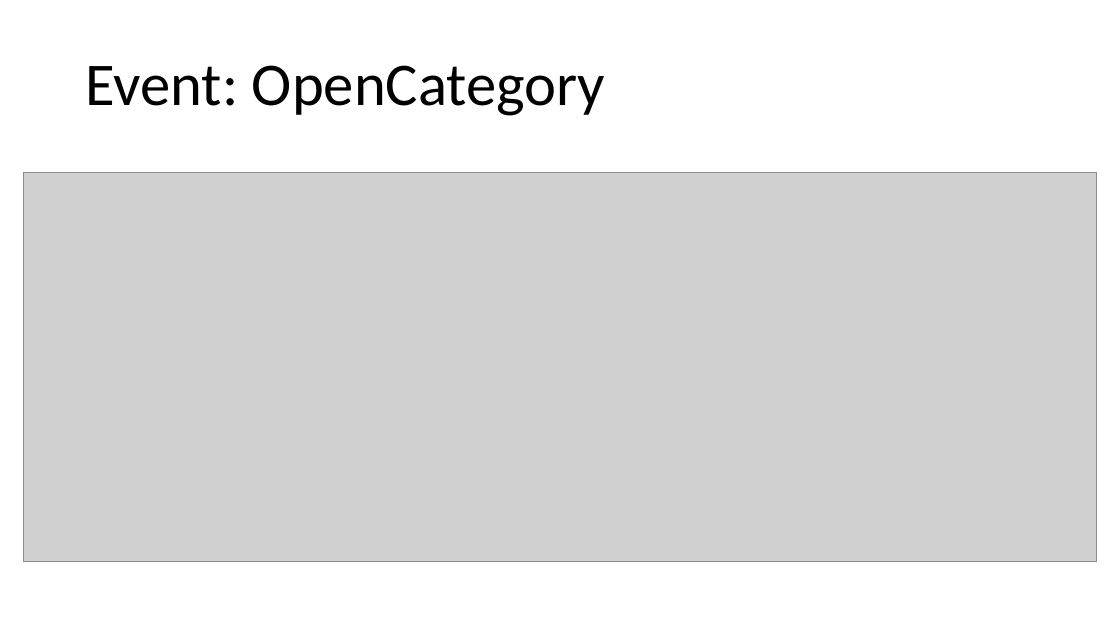
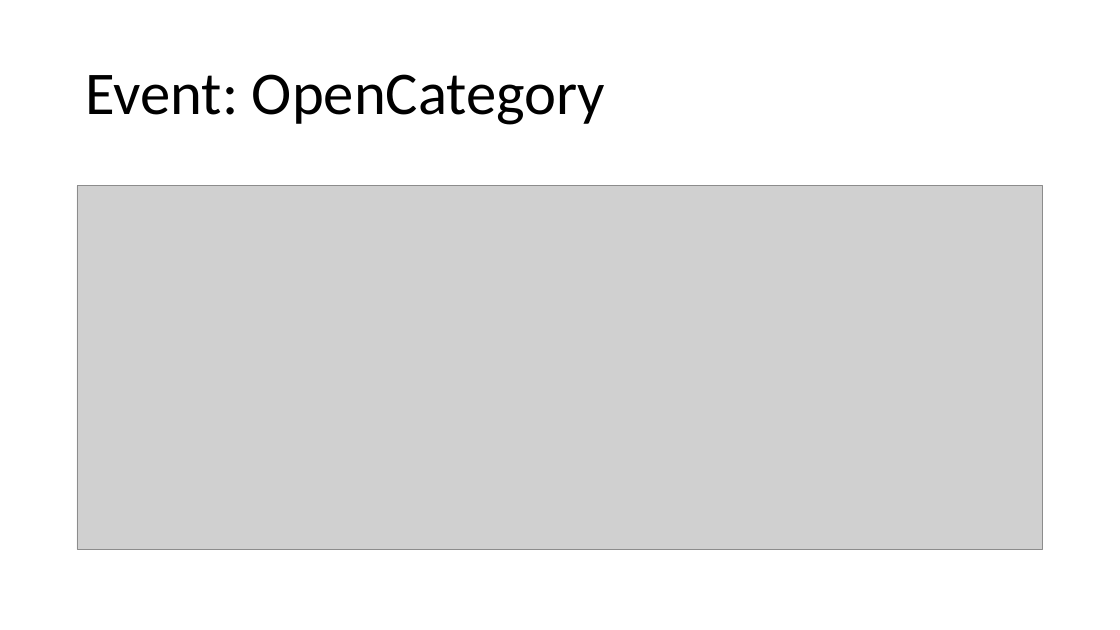
Before and after one commit to pontig/TIW_project, a slide deck: slide 12 of PureHTML/doc/Esercizio 3 – HTML Pure Version.pptx. Drawn at 1120x630 pixels with LibreOffice and Linux fonts; fonts in the diff are those of the drawing; grey boxes stand for pictures. Boxes give left, top, right and bottom in pixels: in the first picture for what was removed or moved away, otherwise in the second. Text is boxed around its words. In the diff, an @@ line names an element or a change of style, - is before the commit and + after.

```diff
--- a/PureHTML/doc/Esercizio 3 – HTML Pure Version.pptx
+++ b/PureHTML/doc/Esercizio 3 – HTML Pure Version.pptx
@@ title "Event: OpenCategory": place and size @@
-title "Event: OpenCategory" at box(85, 65, 605, 116)
+title "Event: OpenCategory" at box(85, 74, 605, 125)
@@ picture: place and size @@
-picture at box(24, 172, 1096, 561)
+picture at box(77, 186, 1044, 549)
```
Also in this commit, not shown: 5 other slides changed, 1 other file.
